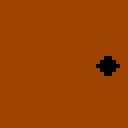
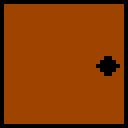
Before/after of a w=128, h=128 layered artwork. What changed in the layer stack:
painted on "Background copy#1" over [0, 0, 128, 128]
